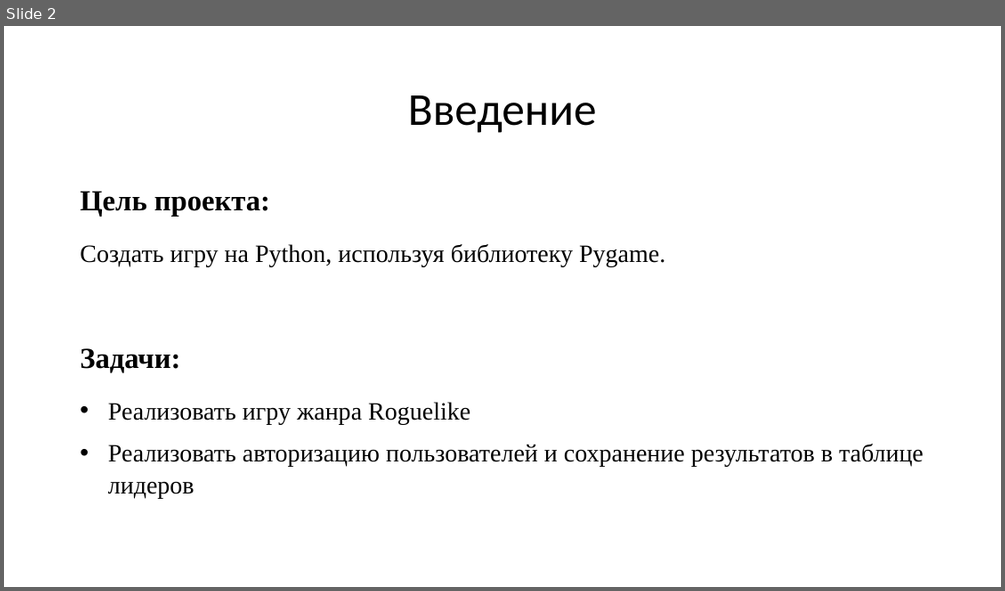
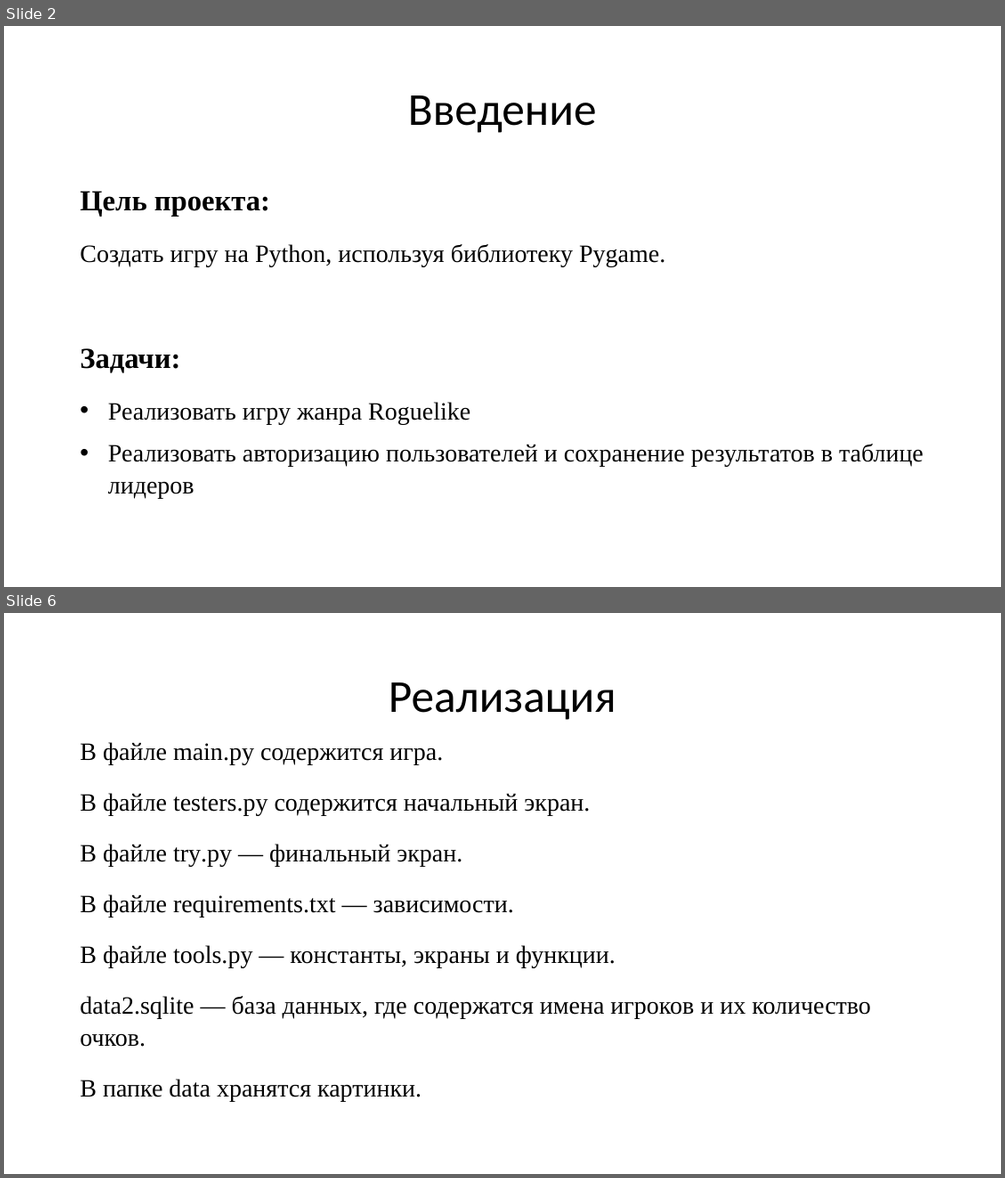
Before and after one commit to LeonKorolev2304/Cube, a slide deck: Презентация.pptx. Shown one above the other, each under a label of ours: slide 2 before the commit, slides 2 and 6 after it; the slides between them are not shown. The pictures are 1005x591 and 1005x1178 pixels, drawn with LibreOffice and Linux fonts; fonts in the diff are those of the drawing. Boxes give left, top, right and bottom in pixels: in the first picture for what was removed or moved away, otherwise in the second. Text is boxed around its words. In the diff, an @@ line names an element or a change of style, - is before the commit and + after.

```diff
--- a/Презентация.pptx
+++ b/Презентация.pptx
@@ slide 6 added at (x1=4, y1=613, x2=1001, y2=1174), background #FFFFFF @@
@@ title added at (x1=388, y1=682, x2=616, y2=720), 44 pt, text #000000 @@
+Реализация
@@ text added at (x1=80, y1=742, x2=871, y2=1101), 24 pt, text #000000 @@
+В файле main.py содержится игра.
+В файле testers.py содержится начальный экран.
+В файле try.py — финальный экран.
+В файле requirements.txt — зависимости.
+В файле tools.py — константы, экраны и функции.
+data2.sqlite — база данных, где содержатся имена игроков и их количество очков.
+В папке data хранятся картинки.
```
Also in this commit, not shown: 3 slides changed, 1 other slide added, 10 other files.
